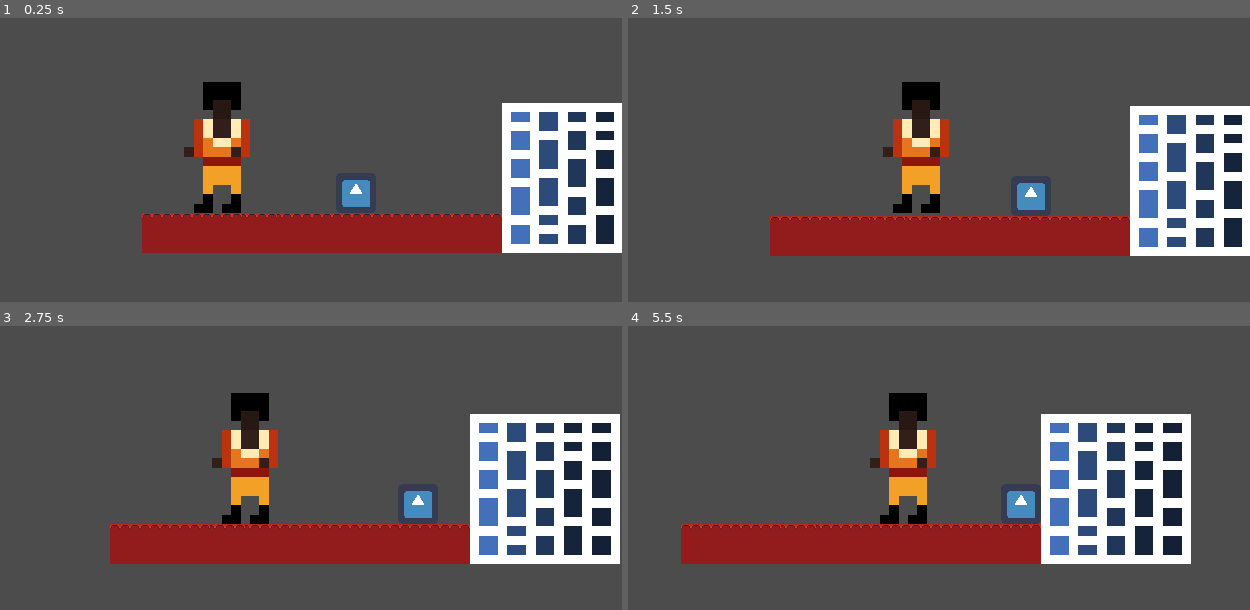
Above: before the commit, frames 1-4 (two rows, left to right).
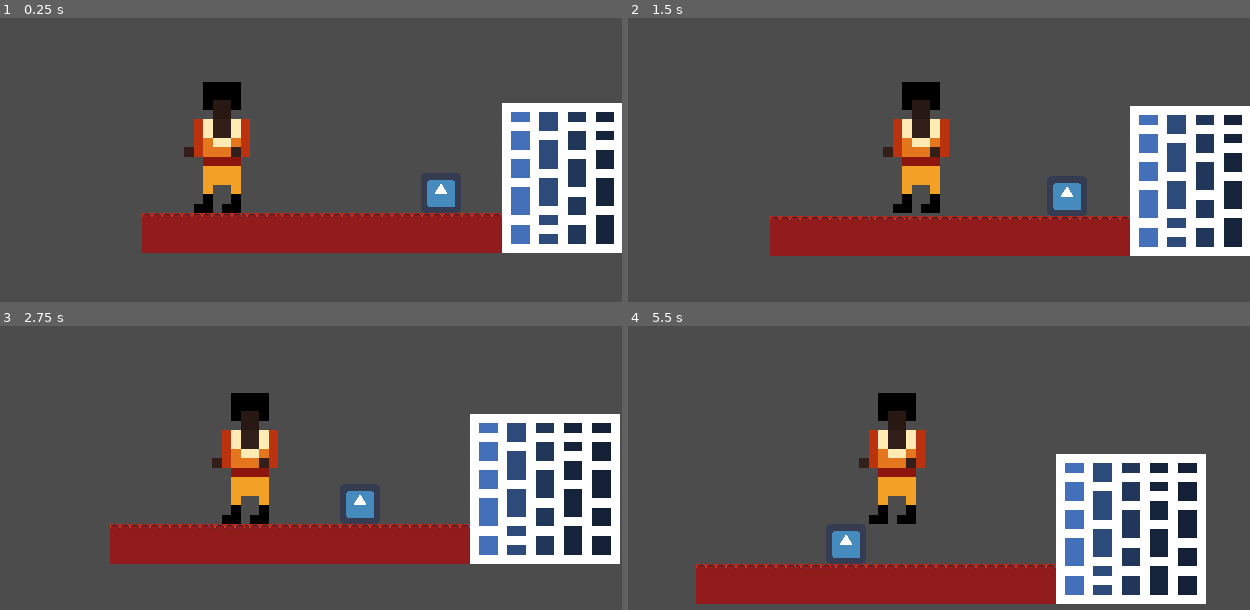
Above: after the commit, the same moments.

Repository: Pikmin4please/Supreme-Disco
Game: Godot game, scene res://World.tscn
The game is run twice, just before and just after one commit, with the same random seed, the same clock (stepped at 60 frames per second) and the same inputs. The engine's default icon, where the game draws it, is replaced by a stand-in: a white triangle on a blue panel in a dark square.
Inputs:
- Up to frame 1 (0.25 s): no input
- Up to frame 2 (1.5 s): hold Right (ui_right) from 0.53 s (still down); tap Up (ui_up) at 0.77 s
- Up to frame 3 (2.75 s): tap Up (ui_up) at 1.52 s; release Right (ui_right) at 2.03 s; hold Left (ui_left) from 2.03 s (still down)
- Up to frame 4 (5.5 s): release Left (ui_left) at 2.78 s; hold Right (ui_right) 2.78-4.28 s; tap Up (ui_up) at 3.02, 3.77, 4.52 s; hold Left (ui_left) 4.28-5.03 s; hold Right (ui_right) from 5.03 s (still down)

The runs differ from the first frame. In frame 1, 0.8% of the frame differs, in the area x 54-74%, y 57-67%; in frame 2, 0.8%; in frame 3, 0.8%; in frame 4, 34%, in the area x 8-93%, y 23-98%.

Commit message:
Enemy Behavior 2nd Test

Diff:
--- a/Enemy/Enemy.gd
+++ b/Enemy/Enemy.gd
@@ -12,7 +12,7 @@
 
 
 func _ready():
-	velocity = Vector2(1,0);
+	velocity = Vector2(10,0);
 
 
 
@@ -20,17 +20,20 @@
 # This function is to be called when the enemy reaches one of its boundaries and is required to change direction of moving.
 func ChangeDir():
 	dir = !dir;
+	if(dir):
+		velocity = Vector2(1,0);
+	else:
+		velocity = Vector2(-1,0);
 
 func _physics_process(delta):
-	print(-1)
-	var collision = move_and_collide(velocity,true,false);
-	print(0)
+
+	var collision = move_and_collide(velocity,true,false); # Moves the enemy body to the right (by defualt) untill a colission is detected
+
 	if (collision):
-		print(1)
 		var collider = collision.get_collider();
 		var collider_type = collider.collision_mask;
 		print(collider_type)
-		if(collider_type==28):
+		if(collider_type == 28):
 			ChangeDir();
 
 	#velocity.x = lerp(velocity.x, MAX_SPEED,acceleration);
--- /dev/null
+++ b/Wall/InvisibleWall.tscn
@@ -0,0 +1,9 @@
+[gd_scene load_steps=2 format=2]
+
+[ext_resource path="res://Wall/Wall.tscn" type="PackedScene" id=1]
+
+[node name="test_floor" instance=ExtResource( 1 )]
+collision_mask = 8
+
+[node name="Sprite" parent="." index="0"]
+visible = false
--- a/World.tscn
+++ b/World.tscn
@@ -1,9 +1,10 @@
-[gd_scene load_steps=5 format=2]
+[gd_scene load_steps=6 format=2]
 
 [ext_resource path="res://Player/Player.tscn" type="PackedScene" id=1]
 [ext_resource path="res://Testing Floor/test_floor.tscn" type="PackedScene" id=2]
 [ext_resource path="res://Enemy/enemy.tscn" type="PackedScene" id=3]
 [ext_resource path="res://Wall/Wall.tscn" type="PackedScene" id=4]
+[ext_resource path="res://Wall/InvisibleWall.tscn" type="PackedScene" id=5]
 
 [node name="World" type="Node"]
 
@@ -57,4 +58,7 @@
 [node name="test_floor6" parent="." instance=ExtResource( 4 )]
 position = Vector2( 688, 72 )
 
+[node name="test_floor12" parent="." instance=ExtResource( 5 )]
+position = Vector2( -128, 72 )
+
 [editable path="Player"]
